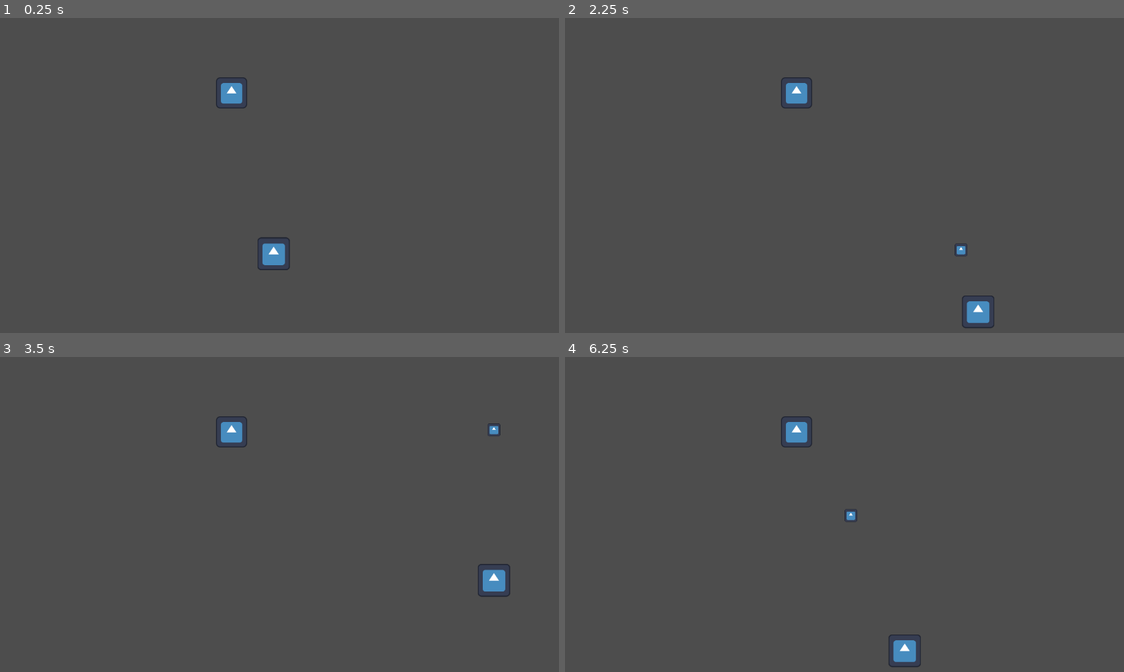
Above: before the commit, frames 1-4 (two rows, left to right).
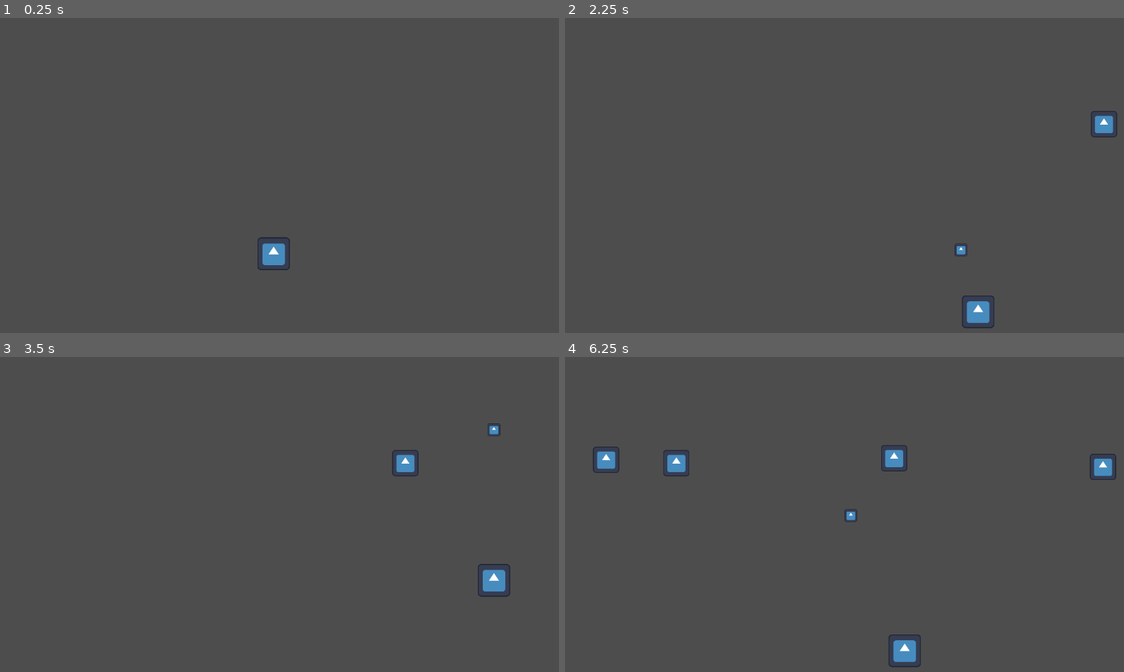
Above: after the commit, the same moments.

Repository: ccccalder/Fish-Game
Game: Godot game, scene res://World.tscn
Two runs of this game, one before a commit and one after it. Both use one fixed random seed, a clock stepped at 60 frames per second and the inputs below. The engine's default icon, where the game draws it, is replaced by a stand-in: a white triangle on a blue panel in a dark square.
Inputs:
- Up to frame 1 (0.25 s): no input
- Up to frame 2 (2.25 s): tap Enter at 0.5 s; hold Right (moveright) 0.53-1.28 s; tap Space (shoot) at 0.6, 1.35, 2.1 s; hold Down (movedown) 1.28-2.03 s; hold Right (moveright) from 2.03 s (still down)
- Up to frame 3 (3.5 s): release Right (moveright) at 2.78 s; hold Up (moveup) from 2.78 s (still down); tap Space (shoot) at 2.85 s
- Up to frame 4 (6.25 s): release Up (moveup) at 3.53 s; hold Left (moveleft) 3.53-5.03 s; tap Space (shoot) every 0.75 s from 3.6 to 5.85 s; hold Down (movedown) 5.03-5.78 s; hold Right (moveright) from 5.78 s (still down)

The runs differ from the first frame. In frame 1, 0.3% of the frame differs, in the area x 38-45%, y 18-29%; in frame 2, 0.6%; in frame 3, 0.6%; in frame 4, 1.3%, in the area x 5-99%, y 18-40%.

Commit message:
added fish
added fish

Diff:
--- a/Scenes/Player.tscn
+++ b/Scenes/Player.tscn
@@ -7,7 +7,7 @@
 [sub_resource type="RectangleShape2D" id="RectangleShape2D_kpjcp"]
 size = Vector2(72, 74)
 
-[node name="CharacterBody2D" type="CharacterBody2D"]
+[node name="Player" type="CharacterBody2D"]
 script = ExtResource("1_kpjcp")
 ProjectileScene = ExtResource("2_kne1u")
 
--- a/Scenes/fish_enemy.tscn
+++ b/Scenes/fish_enemy.tscn
@@ -6,6 +6,7 @@
 [sub_resource type="RectangleShape2D" id="RectangleShape2D_q3mpm"]
 
 [node name="FishEnemy" type="Area2D"]
+scale = Vector2(0.4193583, 0.4193583)
 script = ExtResource("1_q3mpm")
 
 [node name="Sprite2D" type="Sprite2D" parent="."]
--- a/World.tscn
+++ b/World.tscn
@@ -1,7 +1,7 @@
 [gd_scene load_steps=6 format=3 uid="uid://cl5o1bqod6cxb"]
 
 [ext_resource type="PackedScene" uid="uid://dbm17r03004q1" path="res://Scenes/Player.tscn" id="1_c6gwx"]
-[ext_resource type="Texture2D" uid="uid://bor7vawly2ivc" path="res://icon.svg" id="2_2dftf"]
+[ext_resource type="PackedScene" uid="uid://cmm74nui1lchj" path="res://enemy_spawner.tscn" id="3_bcbcq"]
 
 [sub_resource type="RectangleShape2D" id="RectangleShape2D_js7pq"]
 
@@ -12,14 +12,20 @@
 
 [node name="World" type="Node2D"]
 
-[node name="CharacterBody2D" parent="." instance=ExtResource("1_c6gwx")]
+[node name="Player" parent="." instance=ExtResource("1_c6gwx")]
 position = Vector2(559, 481)
 scale = Vector2(0.88030505, 0.88030505)
 
-[node name="Sprite2D" type="Sprite2D" parent="."]
-position = Vector2(472.99997, 152.99997)
-scale = Vector2(0.49390632, 0.49390632)
-texture = ExtResource("2_2dftf")
+[node name="EnemySpawnerLeft" parent="." instance=ExtResource("3_bcbcq")]
+position = Vector2(560, 264)
+scale = Vector2(0.993183, 1)
+spawn_height_range = 220.0
+
+[node name="EnemySpawnerRight" parent="." instance=ExtResource("3_bcbcq")]
+position = Vector2(560, 264)
+scale = Vector2(0.993183, 1)
+spawn_height_range = 220.0
+spawnDirection = 1.0
 
 [node name="CantGetToFish" type="StaticBody2D" parent="."]
 position = Vector2(573, 418.00003)
--- a/enemy_spawner.gd
+++ b/enemy_spawner.gd
@@ -1,11 +1,11 @@
 extends Node2D
 
 
-const FISH_SCENE = preload("res://scenes/fish_enemy.tscn")
-
+@export var Fish_Scene: PackedScene
 # Spawning parameters
 @export var spawn_interval: float = 2.0  # Time in seconds between spawns
 @export var spawn_height_range: float = 200.0 # How far up and down they can spawn
+@export var spawnDirection: float = -1
 
 var viewport_size: Vector2
 
@@ -14,32 +14,19 @@
 	viewport_size = get_viewport_rect().size
 
 	# Configure the Timer
-	$Timer.wait_time = spawn_interval
-	$Timer.autostart = true # Start counting immediately
-
-	# Connect the Timer's "timeout" signal to a function we will define
-	$Timer.connect("timeout", _on_timer_timeout)
+	$SpawnClock.wait_time = spawn_interval
+	$SpawnClock.autostart =true# Start counting immediately
 
 
+func _on_spawn_clock_timeout() -> void:
 
-func _on_timer_timeout() -> void:
-	# 1. Create a new instance (object) of the fish scene
-	var new_fish = FISH_SCENE.instantiate()
+	var new_fish = Fish_Scene.instantiate()
+	var random_y = randf_range(-spawn_height_range / 2.0, spawn_height_range / 2.0)
+	if(spawnDirection == 1):
+		new_fish.position = Vector2(-viewport_size.x, position.y + random_y)
+	elif (spawnDirection == -1):
+		new_fish.position = Vector2(viewport_size.x, position.y + random_y)
 
-	# 2. Determine a random Y position
-	# This spawns the fish randomly within the range defined by spawn_height_range
-	# centered around the Spawner's Y position.
-	var random_y = randf_range(-spawn_height_range / 2.0, spawn_height_range / 2.0)
-
-	# 3. Set the fish's initial position
-	# The X position is set to the right edge of the viewport (viewport_size.x)
-	new_fish.position = Vector2(viewport_size.x, position.y + random_y)
-
-	# Optional: Randomly decide the fish's direction and flip the sprite
-	if randi() % 2 == 0:
-		new_fish.direction = 1
-		# Flip the sprite if necessary (you'd need a function in the FishEnemy script to handle this)
-	else:
-		new_fish.direction = -1 # Move Left (default)
-	# 4. Add the new fish to the scene tree
-		get_parent().add_child(new_fish)
+	get_parent().add_child(new_fish)
+	#changes direction
+	new_fish.direction = spawnDirection
--- a/enemy_spawner.tscn
+++ b/enemy_spawner.tscn
@@ -1,10 +1,14 @@
-[gd_scene load_steps=2 format=3 uid="uid://cmm74nui1lchj"]
+[gd_scene load_steps=3 format=3 uid="uid://cmm74nui1lchj"]
 
 [ext_resource type="Script" uid="uid://c6k5paq6fyy02" path="res://enemy_spawner.gd" id="1_ewhtn"]
+[ext_resource type="PackedScene" uid="uid://cqv0njf3fqm8d" path="res://Scenes/fish_enemy.tscn" id="2_00s5r"]
 
 [node name="EnemySpawner" type="Node2D"]
 script = ExtResource("1_ewhtn")
+Fish_Scene = ExtResource("2_00s5r")
 
-[node name="Timer" type="Timer" parent="."]
+[node name="SpawnClock" type="Timer" parent="."]
+wait_time = 2.0
+autostart = true
 
-[connection signal="timeout" from="Timer" to="." method="_on_timer_timeout"]
+[connection signal="timeout" from="SpawnClock" to="." method="_on_spawn_clock_timeout"]
--- a/fish_enemy.gd
+++ b/fish_enemy.gd
@@ -1,14 +1,21 @@
 extends Area2D
 
-@export var speed: float = 150.0  # Speed in pixels per second
+@export var minSpeed: float = 150.0
+@export var maxSpeed: float = 300.0
+var speed
+
 @export var direction: int = -1   # -1 for left, 1 for right
+
+func _ready() -> void:
+	#randomize speed
+	speed = randf_range(minSpeed, maxSpeed)
 
 
 func _process(delta: float) -> void:
-	# Calculate the new position based on speed, direction, and time (delta)
 	var movement = Vector2(speed * direction * delta, 0)
 
 	global_position += movement
 
+
 func _on_visible_on_screen_enabler_2d_screen_exited() -> void:
-	pass
+	queue_free()
